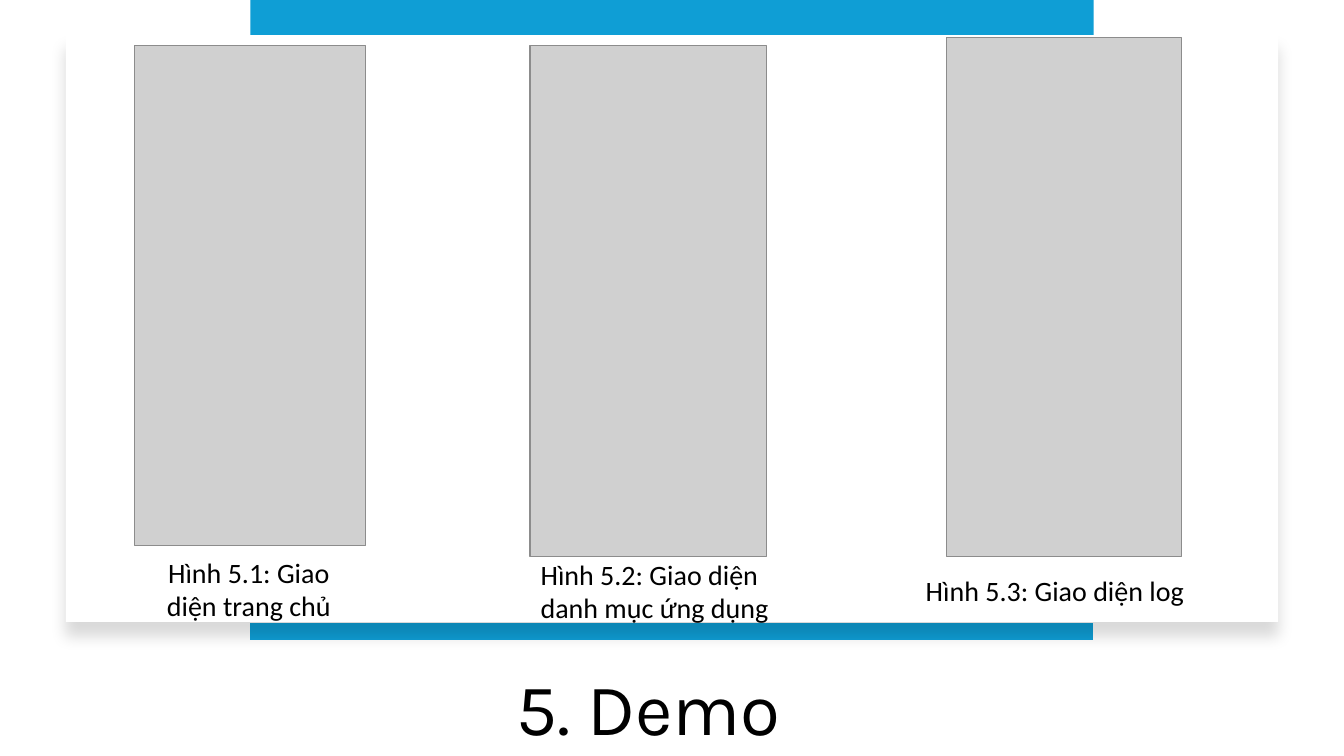
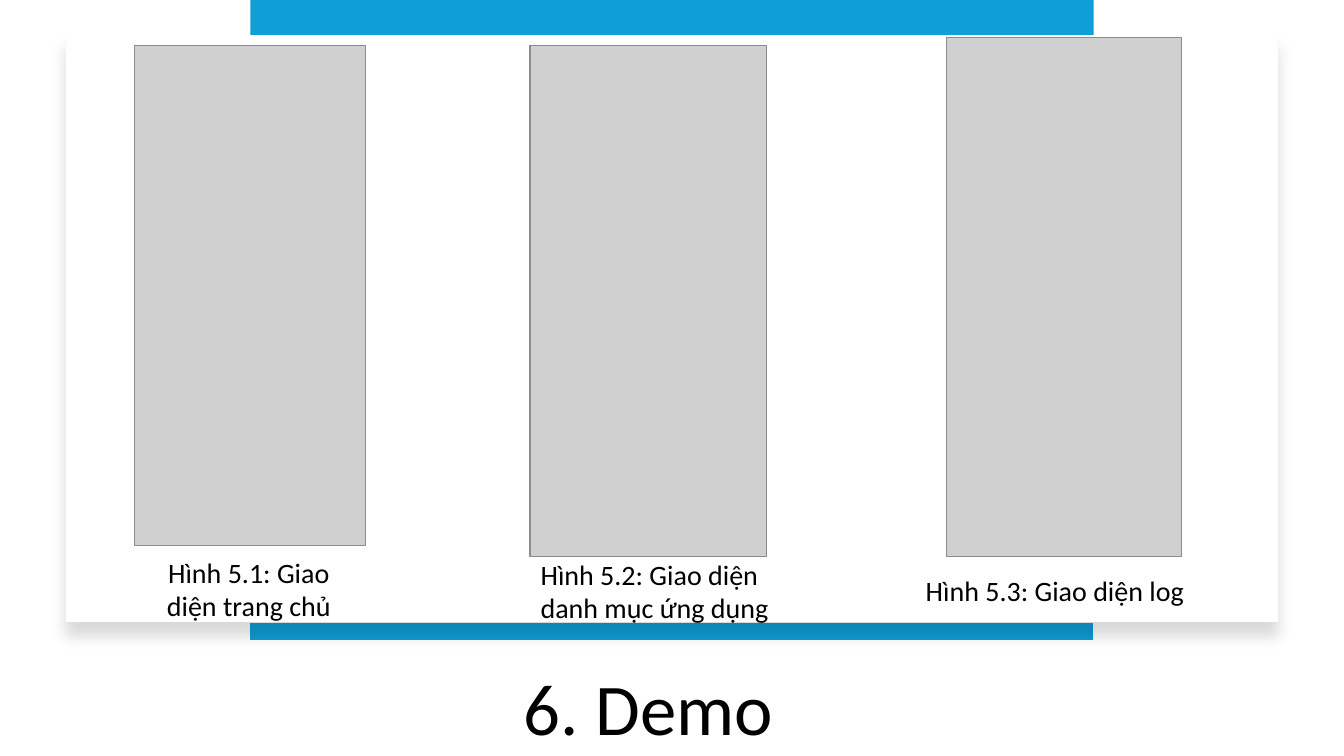
Before and after one commit to minhducdo050702/T07, a slide deck: slide 20 of report/Slide report T07.pptx (slide 11 before the commit). Drawn at 1344x756 pixels with LibreOffice and Linux fonts; fonts in the diff are those of the drawing; grey boxes stand for pictures. Boxes give left, top, right and bottom in pixels: in the first picture for what was removed or moved away, otherwise in the second. Text is boxed around its words. In the diff, an @@ line names an element or a change of style, - is before the commit and + after.

```diff
--- a/report/Slide report T07.pptx
+++ b/report/Slide report T07.pptx
@@ title at [524,686,773,736]: text changed; font Karla to Calibri @@
-5. Demo
+6. Demo
```
Also in this commit, not shown: 8 other slides changed, 10 slides added, 1 slide removed, 2 other files.
